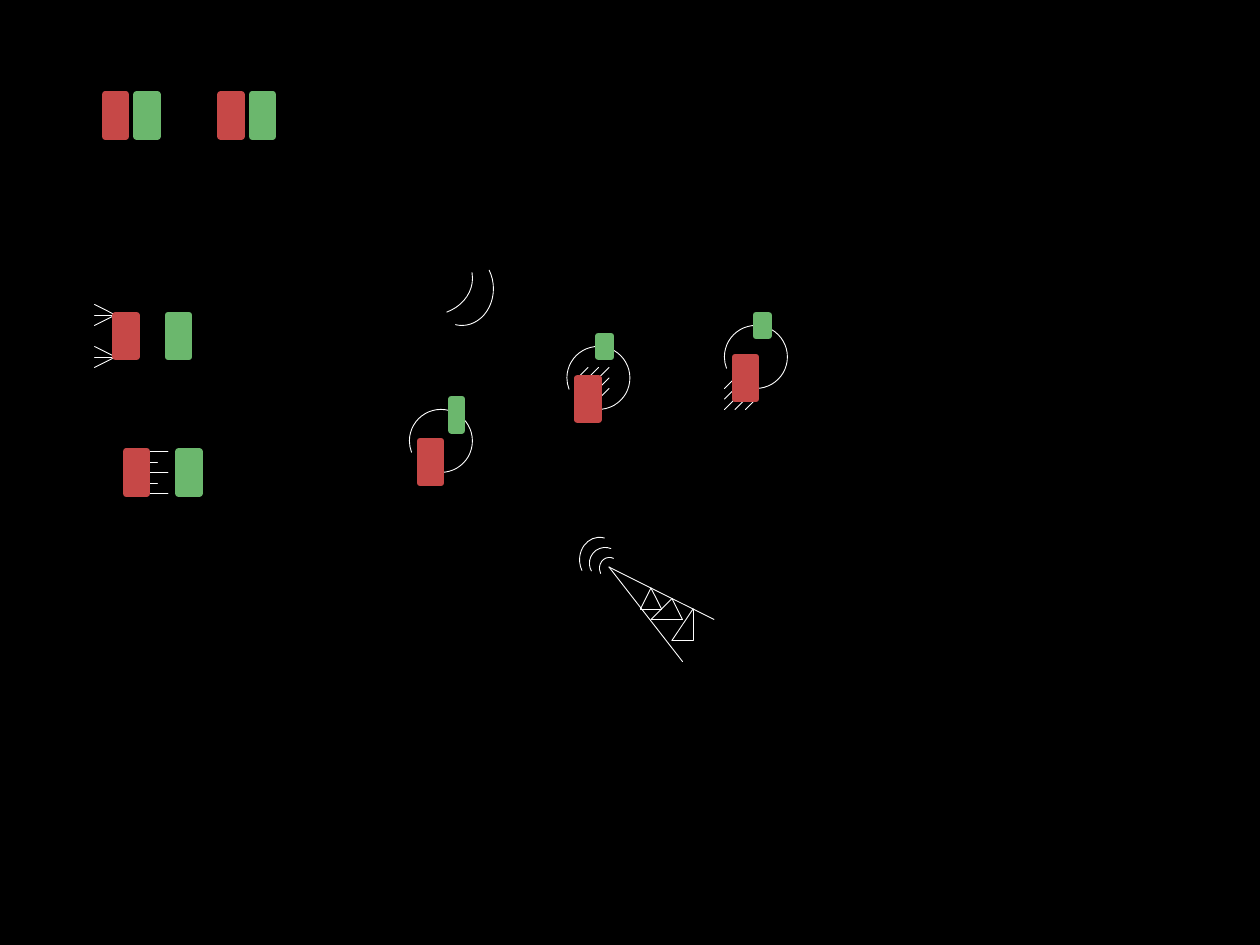
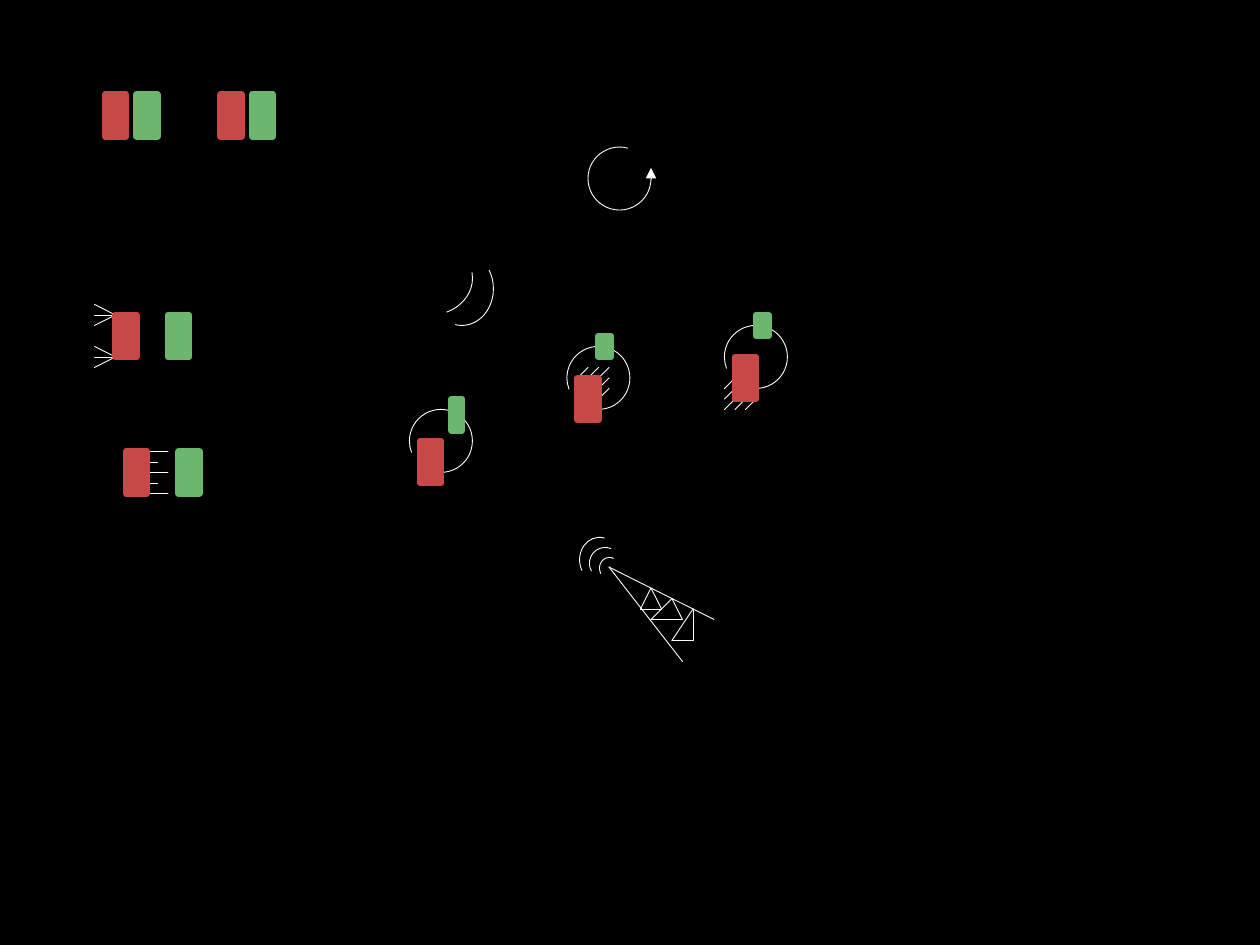
Before and after one commit to RascalSeniorDesign/Preliminary-Design, a slide deck: slide 2 of CMQA/ConOps/CONOPS Cases/RASCAL-CONOPS2.pptx. Drawn at 1260x945 pixels with LibreOffice and Linux fonts; fonts in the diff are those of the drawing. Boxes give left, top, right and bottom in pixels: in the first picture for what was removed or moved away, otherwise in the second. Text is boxed around its words. In the diff, an @@ line names an element or a change of style, - is before the commit and + after.

```diff
--- a/CMQA/ConOps/CONOPS Cases/RASCAL-CONOPS2.pptx
+++ b/CMQA/ConOps/CONOPS Cases/RASCAL-CONOPS2.pptx
@@ arc (boxed as its full ellipse) added at <box>588,147,651,210</box>, outline #FFFFFF 0.5 pt @@
@@ arrow added from (651, 179) to (651, 168), #FFFFFF 0.5 pt @@
```
Also in this commit, not shown: 1 slide added, 1 slide removed, 1 other file.
